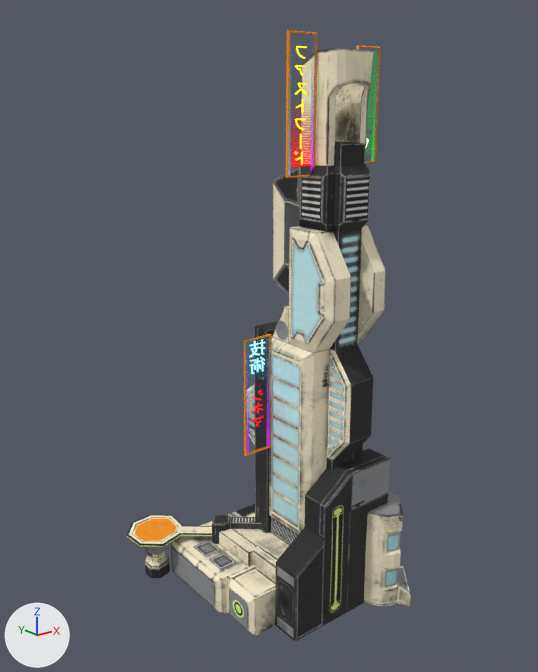
The FBX model Assets/XanaBuilder Assets/Models/BLD/13_SciFiBuilding/BLD1310023_Building23/BLD1310023.fbx, before and after one commit.
Both versions are drawn from a 50 mm lens placed at (-25.7, -44.8, 39.0), pointed at (8.5, -2.0, 21.9). Every picture has the same lights, and +X, +Y and +Z are marked at lower left. Where no turn or scale is listed for an object, it has been applied to the vertices.

In view in the first picture: 'smBLD1310023'.
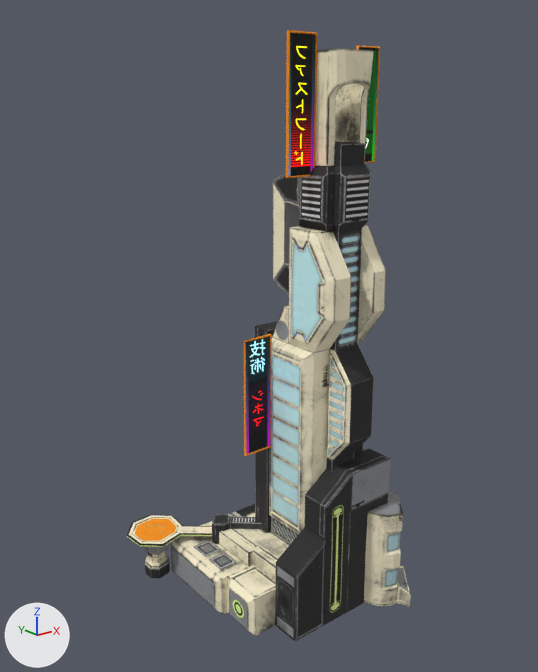
The change, as a list of edits to the scene's bpy script:
```text
Change mat_mtbld1310023_placemode02:
    where n2 = _N.new('ShaderNodeTexImage'); n2.name = 'Image Texture'
    where n0 = _N.new('ShaderNodeBsdfPrincipled'); n0.name = 'Principled BSDF'
    remove _L.new(n2.outputs[1], n0.inputs[4])  # 'Alpha' to 'Alpha'
```

What differs and where, as boxes [x1, y1, x2, y2] in the pictures (538 x 672 px):
'smBLD1310023', surface changed
    both: [244, 30, 380, 456]
